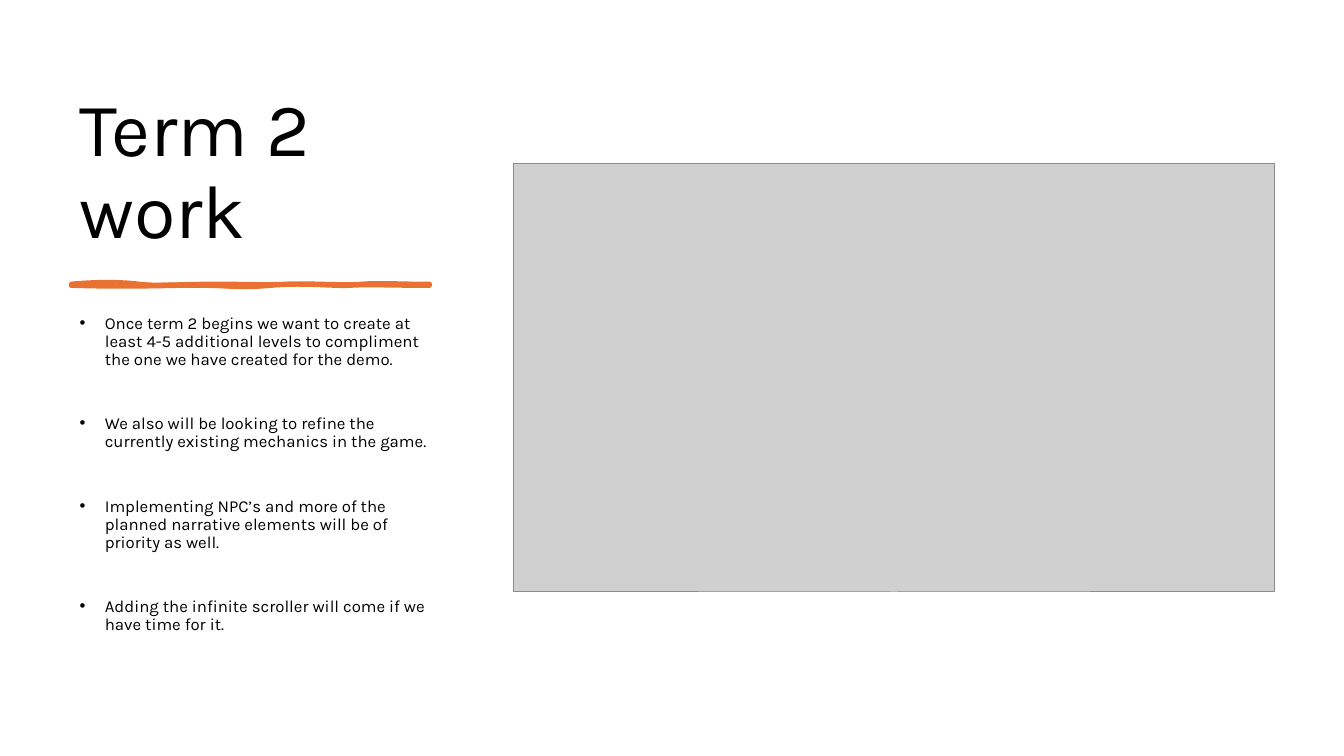
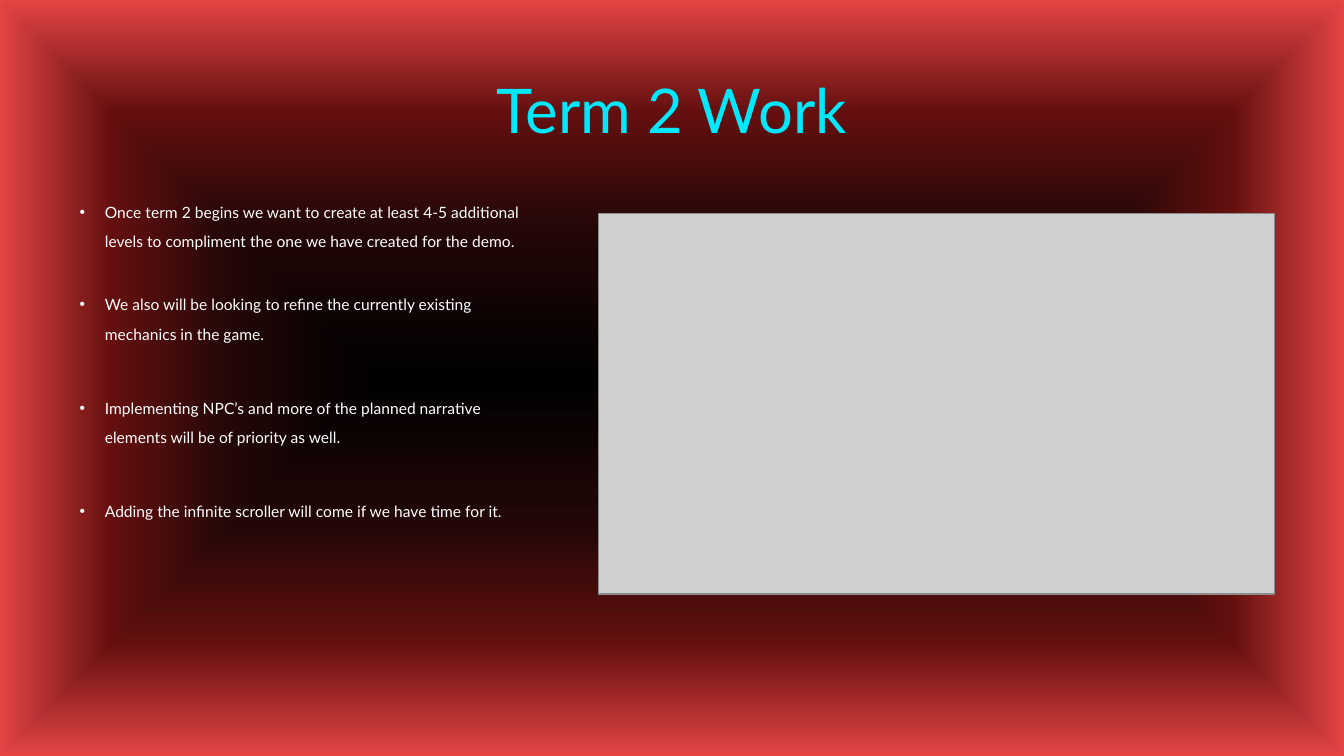
Before and after one commit to forrest10101/Portfolio-Platformer, a slide deck: slide 13 of TechnoSprint Pitch Presentation.pptx. Drawn at 1344x756 pixels with LibreOffice and Linux fonts; fonts in the diff are those of the drawing; grey boxes stand for pictures; background and template pictures are left out. Boxes give left, top, right and bottom in pixels: in the first picture for what was removed or moved away, otherwise in the second. Text is boxed around its words. In the diff, an @@ line names an element or a change of style, - is before the commit and + after.

Commit message:
Update 17/11/2026
Updated powerpoint to fix up issues, add new designs, fonts, and other new stuff.

```diff
--- a/TechnoSprint Pitch Presentation.pptx
+++ b/TechnoSprint Pitch Presentation.pptx
@@ background #FFFFFF to picture (left out) @@
@@ title "Term 2 Work" at (497,79,847,134): vertical alignment bottom to middle @@
@@ title at (497,79,847,134): text changed; size 54 to 44 pt; font Karla to Lato; text colour #000000 to gradient #00E8FE to #04B4C6 @@
-Term 2 work
+Term 2 Work
@@ text "Once term 2 begins we ...": place and size @@
-text "Once term 2 begins we ..." at (105,317,426,631)
+text "Once term 2 begins we ..." at (105,206,519,520)
@@ text "Once term 2 begins we ..." at (105,206,519,520): size 12 to 11.1 pt, font Karla to Lato, text colour #000000 to #FFFFFF; line spacing 0.9 to 1.6 @@
@@ picture: place and size @@
-picture at (513,164,1274,593)
+picture at (599,214,1274,594)
@@ freeform shape removed at (71,283,430,285) @@
```
Also in this commit, not shown: 13 other slides changed, 3 other files.
